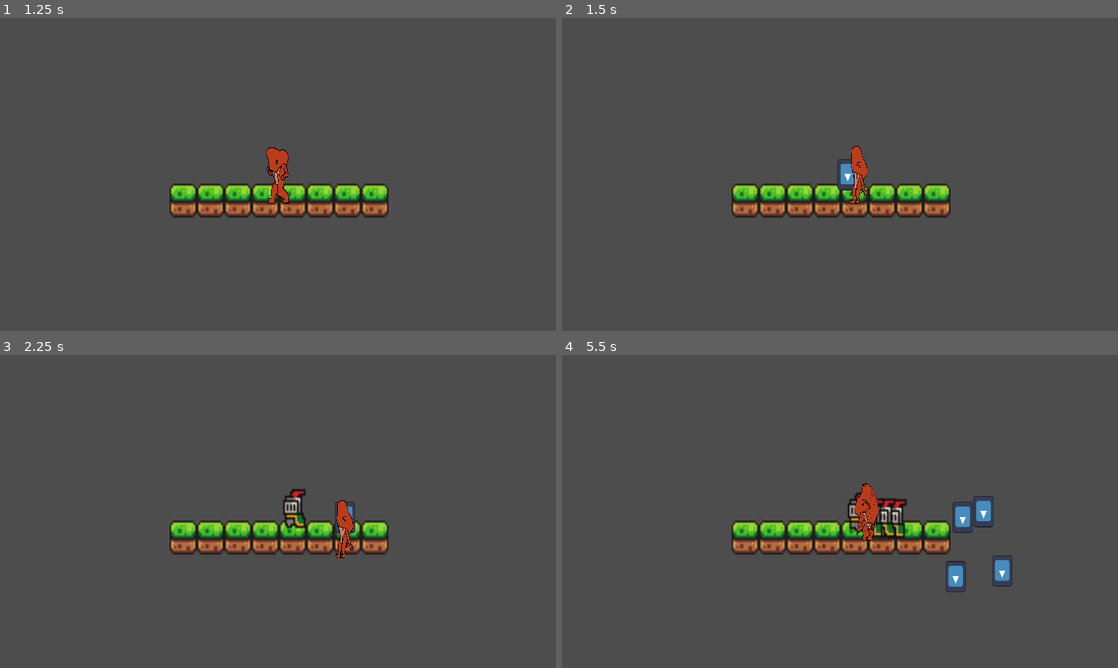
Above: before the commit, frames 1-4 (two rows, left to right).
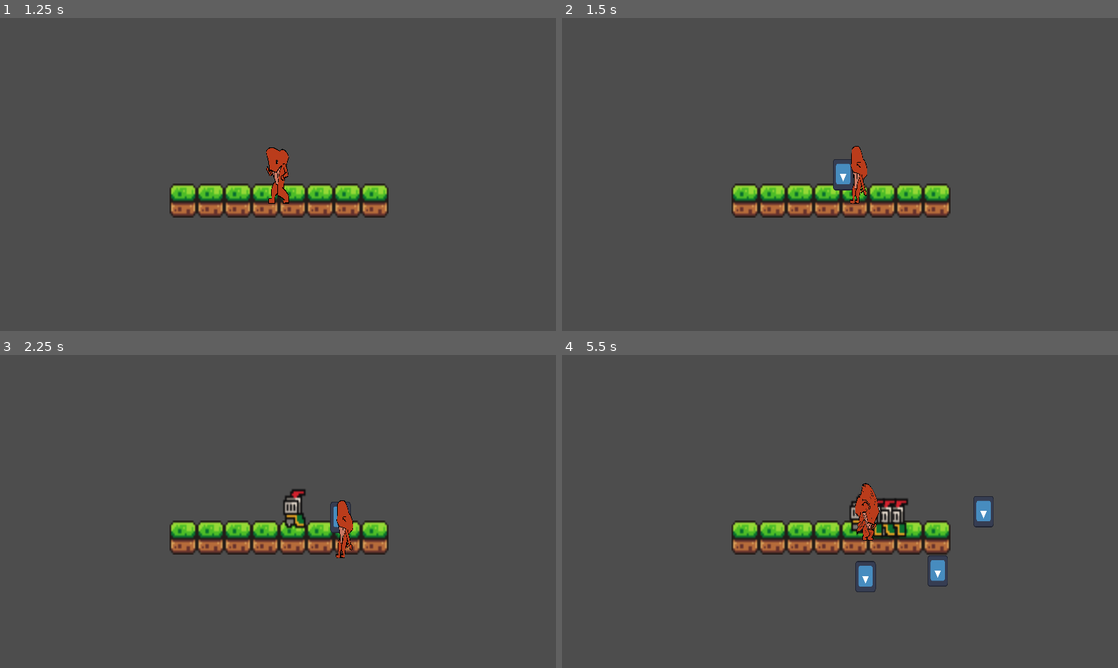
Above: after the commit, the same moments.

Repository: Tonevanda/hypoxia
Game: Godot game, scene res://scenes/titlescreen.tscn
The game is run twice, just before and just after one commit, with the same random seed, the same clock (stepped at 60 frames per second) and the same inputs. The engine's default icon, where the game draws it, is replaced by a stand-in: a white triangle on a blue panel in a dark square.
Inputs (mouse positions are in pixels of both pictures, inside the frame that each line leads up to):
- Up to frame 1 (1.25 s): click (278, 187) at 0.5 s
- Up to frame 2 (1.5 s): hold Right (ui_right) from 1.28 s (still down); tap Space (attack) at 1.35 s
- Up to frame 3 (2.25 s): release Right (ui_right) at 2.03 s; hold Down (ui_down) from 2.03 s (still down); tap Space (attack) at 2.1 s
- Up to frame 4 (5.5 s): release Down (ui_down) at 2.78 s; hold Right (ui_right) 2.78-3.53 s; tap Space (attack) every 0.75 s from 2.85 to 5.1 s; hold Up (ui_up) 3.53-4.28 s; hold Left (ui_left) from 4.28 s (still down)

Frame 1 is identical in both runs. In frame 2, 0.1% of the frame differs, in the area x 48-53%, y 45-56%; in frame 3, 0.1%; in frame 4, 1.6%, in the area x 51-81%, y 43-76%.

Commit message:
collision entities are being added to arrays instead of just checking boolean

Diff:
--- a/scripts/collision_with_mob.gd
+++ b/scripts/collision_with_mob.gd
@@ -6,10 +6,13 @@
 func _on_area_entered(area: Area2D) -> void:
 	var area_parent = area.get_parent()
 	if area_parent.name.begins_with("Pufferfish"):
-		area.get_parent().isColliding = true
+		area_parent.collidingEntities.append(get_parent())
 
 
 func _on_area_exited(area: Area2D) -> void:
 	var area_parent = area.get_parent()
 	if area_parent.name.begins_with("Pufferfish"):
-		area.get_parent().isColliding = false
+		for entity in area_parent.collidingEntities:
+			if entity.name == get_parent().name:
+				area_parent.remove(entity)
+				break
--- a/scripts/collision_with_non_mob.gd
+++ b/scripts/collision_with_non_mob.gd
@@ -6,10 +6,13 @@
 func _on_area_entered(area: Area2D) -> void:
 	var area_parent = area.get_parent()
 	if !area_parent.name.begins_with("Pufferfish"):
-		area.get_parent().isColliding = true
+		area_parent.collidingEntities.append(area_parent)
 
 
 func _on_area_exited(area: Area2D) -> void:
 	var area_parent = area.get_parent()
 	if !area_parent.name.begins_with("Pufferfish"):
-		area.get_parent().isColliding = false
+		for entity in area_parent.collidingEntities:
+			if entity.name == area_parent.name:
+				area_parent.remove(entity)
+				break
--- a/scripts/movement.gd
+++ b/scripts/movement.gd
@@ -2,9 +2,10 @@
 
 const SPEED = 6000.0
 var prev_direction = 1
-var isColliding = false
+var collidingEntities = []
 var is_attacking = false  # Tracks if the character is in the attack state
 var attack_time = 0.0  # Timer for attack animation duration
+var projectileId = 1
 
 @onready var animated_sprite = $AnimatedSprite2D
 @onready var projectile_scene = preload("res://scenes/projectile.tscn")
@@ -52,6 +53,11 @@
 	animated_sprite.play("attack")
 	var projectile = projectile_scene.instantiate()
 	projectile.position = position
+	if animated_sprite.flip_h:
+		projectile.set_direction(1)
+	else:
+		projectile.set_direction(-1)
+	projectile.name = "Projectile" + str(projectileId)
 	get_parent().add_child(projectile)
 
 
@@ -71,3 +77,4 @@
 	_update_velocity()
 	_animate()
 	move_and_slide()
+	collidingEntities = []
--- a/scripts/straight.gd
+++ b/scripts/straight.gd
@@ -1,12 +1,19 @@
 extends Node2D
 
-var isColliding = false
+var collidingEntities = []
+var direction = 1
 const SPEED = 10.0
 
 
+func set_direction(casterDirection: int) -> void:
+	direction = casterDirection
+
+func handleCollisions():
+	collidingEntities = []
+	queue_free()
 # Called every frame. 'delta' is the elapsed time since the previous frame.
 func _process(delta: float) -> void:
-	if isColliding:
-		queue_free()
+	if !collidingEntities.is_empty():
+		handleCollisions()
 	else:
-		position.x += SPEED * delta
+		position.x += direction * SPEED * delta
--- a/scripts/towardsPlayerMovement.gd
+++ b/scripts/towardsPlayerMovement.gd
@@ -3,13 +3,20 @@
 
 
 @onready var player = get_node("/root/Game/Player/Whale")
-var isColliding = false
+var collidingEntities = []
 const SPEED = 10.0
 
-
+func handleCollisions(delta: float):
+	print(collidingEntities)
+	for entity in collidingEntities:
+		pass
 
 # Called every frame. 'delta' is the elapsed time since the previous frame.
 func _process(delta: float) -> void:
-	if !isColliding:
+	if !collidingEntities.is_empty():
+		print("colliding")
+		handleCollisions(delta)
+	else:
 		position.x = move_toward(position.x, player.position.x, SPEED*delta)
 		position.y = move_toward(position.y, player.position.y, SPEED*delta)
+	collidingEntities = []
